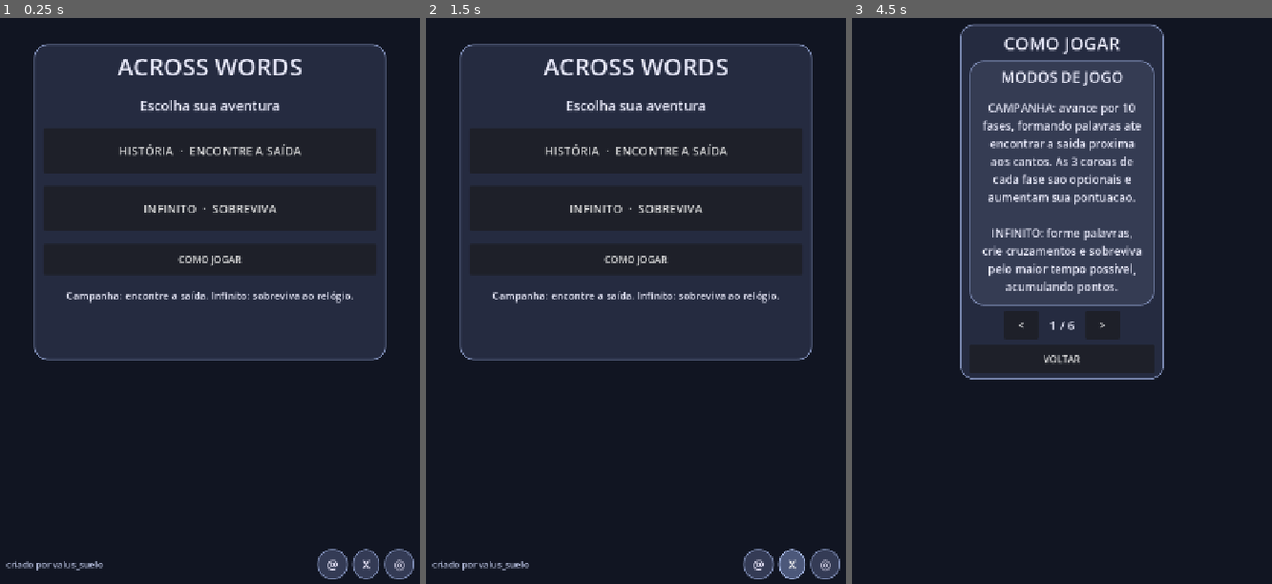
Above: before the commit, frames 1-3 (left to right).
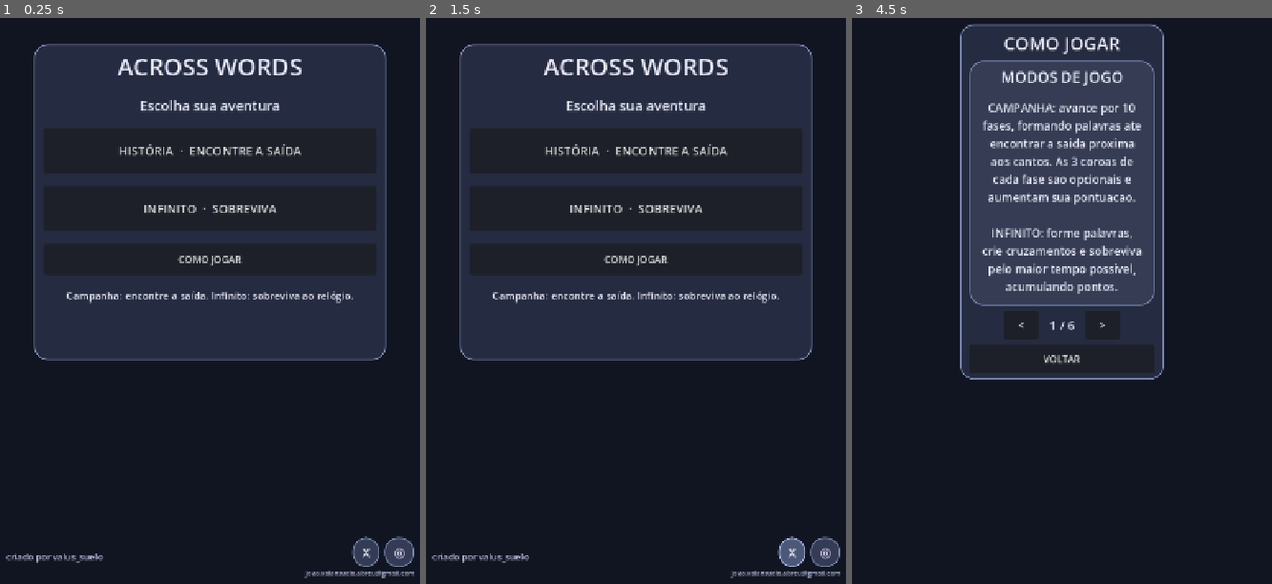
Above: after the commit, the same moments.

Repository: valus-suelo/across-words
Game: Godot game, scene res://main.tscn
Two runs of this game, one before a commit and one after it. Both use one fixed random seed, a clock stepped at 60 frames per second and the inputs below.
Inputs:
- Up to frame 1 (0.25 s): no input
- Up to frame 2 (1.5 s): click "X" at 0.5 s; click "X" at 1.25 s
- Up to frame 3 (4.5 s): click "REINICIAR" at 2 s; click "REINICIAR" at 2.75 s; click "REINICIAR" at 3.5 s; click "COMO JOGAR" at 4.25 s

The runs differ from the first frame. In frame 1, 1.4% of the frame differs, in the area x 1-99%, y 91-100%; in frame 2, 1.4%; in frame 3, nothing differs.

Commit message:
Update menu social links and contact footer

Diff:
--- a/main.gd
+++ b/main.gd
@@ -804,13 +804,13 @@
     hint.horizontal_alignment = HORIZONTAL_ALIGNMENT_CENTER
     hint.autowrap_mode = TextServer.AUTOWRAP_WORD_SMART
     menu_col.add_child(hint)
-    # Rodape do menu: autoria a esquerda e contatos a direita.
+    # Rodape do menu: autoria a esquerda e redes sociais com e-mail abaixo, a direita.
     var footer := HBoxContainer.new()
     footer.set_anchors_and_offsets_preset(Control.PRESET_BOTTOM_WIDE)
     footer.offset_left = 18.0
     footer.offset_right = -18.0
-    footer.offset_top = -58.0
-    footer.offset_bottom = -12.0
+    footer.offset_top = -82.0
+    footer.offset_bottom = -10.0
     footer.add_theme_constant_override("separation", 8)
     menu_overlay.add_child(footer)
     var author := _make_label("criado por valus_suelo", 15)
@@ -819,9 +819,24 @@
     author.horizontal_alignment = HORIZONTAL_ALIGNMENT_LEFT
     author.vertical_alignment = VERTICAL_ALIGNMENT_CENTER
     footer.add_child(author)
-    _menu_social_button(footer, "@", "Gmail", "mailto:joao.valansuelo.abreu@gmail.com")
-    _menu_social_button(footer, "X", "Twitter / X", "https://x.com/valus_suelo")
-    _menu_social_button(footer, "◎", "Instagram", "https://www.instagram.com/valus_suelo/")
+
+    var contact_column := VBoxContainer.new()
+    contact_column.alignment = BoxContainer.ALIGNMENT_END
+    contact_column.add_theme_constant_override("separation", 2)
+    footer.add_child(contact_column)
+
+    var social_buttons := HBoxContainer.new()
+    social_buttons.alignment = BoxContainer.ALIGNMENT_END
+    social_buttons.add_theme_constant_override("separation", 8)
+    contact_column.add_child(social_buttons)
+    _menu_social_button(social_buttons, "X", "Twitter / X", "https://x.com/valus_suelo")
+    _menu_social_button(social_buttons, "◎", "Instagram", "https://www.instagram.com/sueloarts/")
+
+    var email_address := _make_label("joao.valansuelo.abreu@gmail.com", 11)
+    email_address.add_theme_color_override("font_color", Color("#bfc8e8"))
+    email_address.horizontal_alignment = HORIZONTAL_ALIGNMENT_RIGHT
+    email_address.size_flags_horizontal = Control.SIZE_SHRINK_END
+    contact_column.add_child(email_address)
     _make_help_and_pause(menu_layer)
 
 func _menu_social_button(parent: HBoxContainer, symbol: String, service: String, url: String) -> void:
